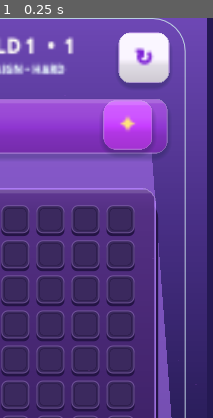
Above: before the commit, frame 1.
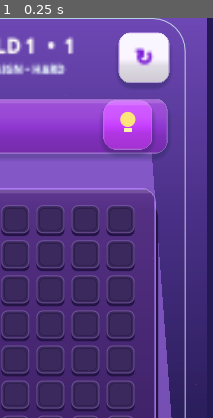
Above: after the commit, the same moment.

Repository: eghosa001/unjam
Game: Godot game, scene res://scenes/BlockPuzzle.tscn
Two runs of this game, one before a commit and one after it. Both use one fixed random seed, a clock stepped at 60 frames per second and the inputs below. This scene is started directly instead of the project's main scene.
Inputs:
- Up to frame 1 (0.25 s): no input
The pictures show only the part of the screen within x 50-100%, y 0-50%; the shares and areas given below are measured in that part.

The runs differ from the first frame. In frame 1, 0.2% of the frame differs, in the area x 56-64%, y 23-29%.

Commit message:
fix: wire explicit Block hint bulb

Diff:
--- a/scripts/game/block_puzzle_3d.gd
+++ b/scripts/game/block_puzzle_3d.gd
@@ -162,11 +162,12 @@
 	canvas.add_child(goal_label)
 
 	FigmaReferenceCanvas.add_shadow(canvas, Rect2(303,87,52,52), 16, Color(0.02,0.10,0.18,0.22), 5, Vector2(0,4))
-	var hint := FigmaReferenceCanvas.premium_button("✦", 22, Color("#ffe47a"), Color("#c73dff"), 16, Color(0.89,0.62,1.0,0.56), 1.3)
+	var hint := FigmaReferenceCanvas.premium_button("", 20, Color(1,0.995,0.97), Color("#c73dff"), 16, Color(0.89,0.62,1.0,0.56), 1.3)
 	hint.name = "HintAction"
 	FigmaReferenceCanvas.set_rect(hint, 303, 87, 52, 52)
 	# HintManager owns the actual paid/rewarded hint signal.
 	canvas.add_child(hint)
+	_add_block_hint_bulb(hint)
 
 	var depth := PanelContainer.new()
 	depth.add_theme_stylebox_override("panel", FigmaReferenceCanvas.solid_box(Color("#241445"), 20))
